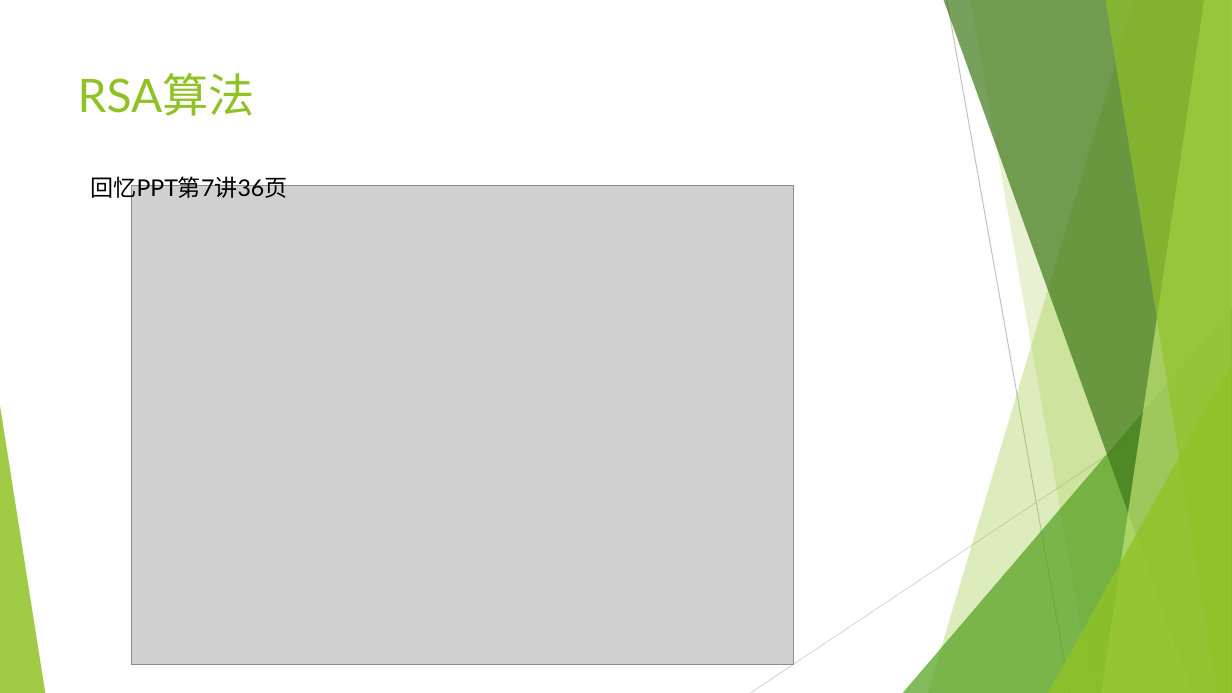
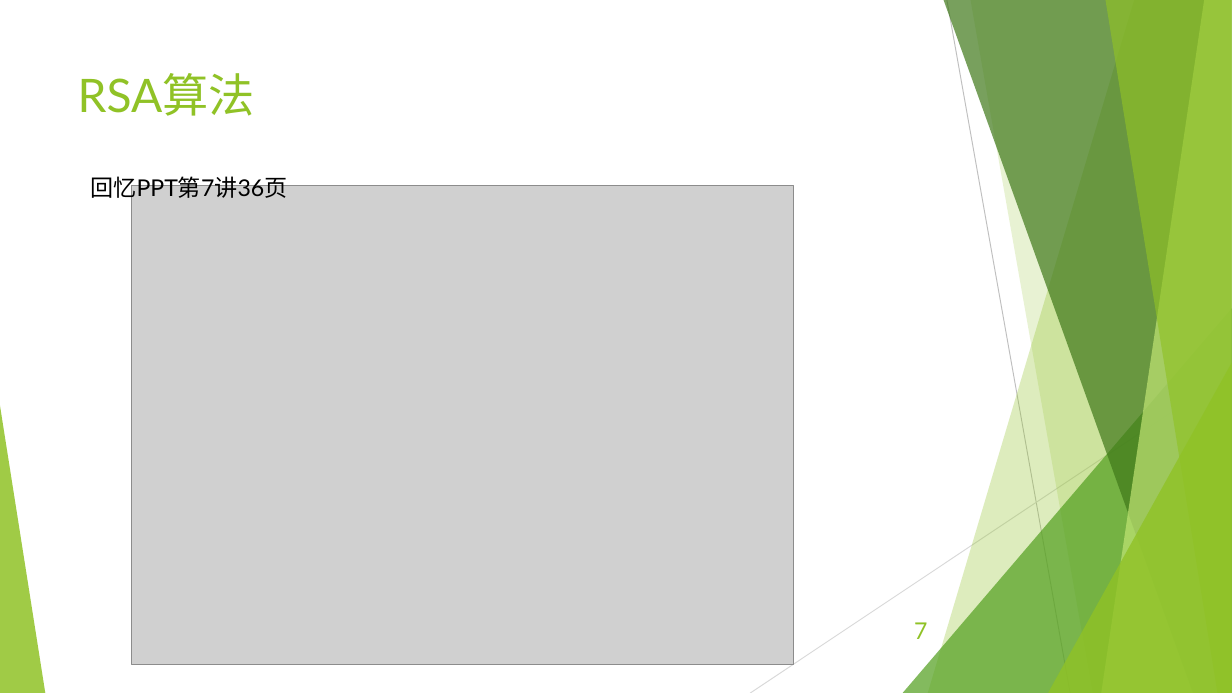
Before and after one commit to EECodingPresentation/project2, a slide deck: slide 7 of 展示报告.pptx (slide 3 before the commit). Drawn at 1232x693 pixels with LibreOffice and Linux fonts; fonts in the diff are those of the drawing; grey boxes stand for pictures. Boxes give left, top, right and bottom in pixels: in the first picture for what was removed or moved away, otherwise in the second. Text is boxed around its words. In the diff, an @@ line names an element or a change of style, - is before the commit and + after.

```diff
--- a/展示报告.pptx
+++ b/展示报告.pptx
@@ page number added at (914,622,927,639), 18 pt, text #90C226 @@
+7
```
Also in this commit, not shown: 9 other slides changed, 12 slides added, 3 other files.
